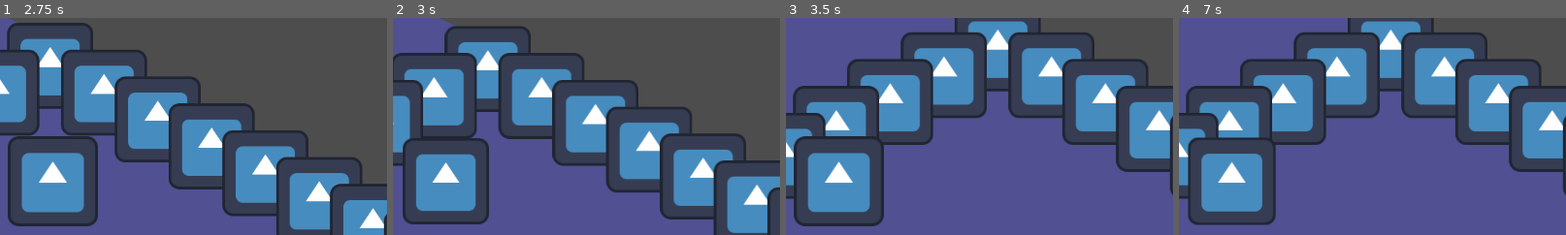
Above: before the commit, frames 1-4 (left to right).
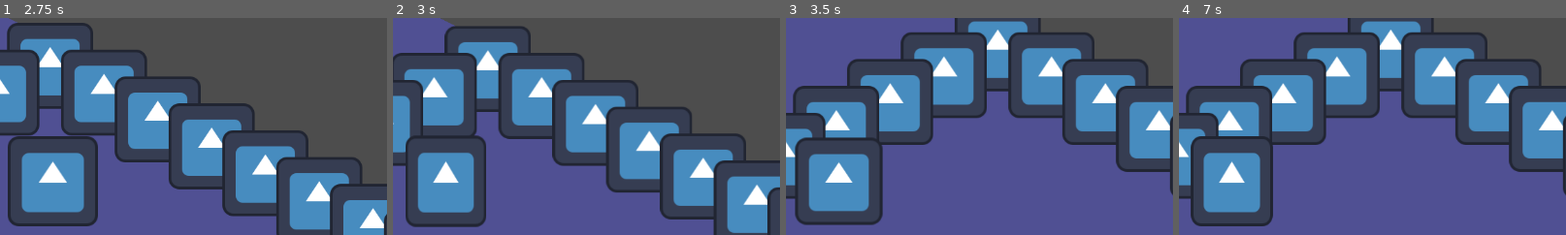
Above: after the commit, the same moments.

Repository: PietPadda/Godot_2D_ARPG
Game: Godot game, scene res://scenes/ui/main_menu.tscn
Two runs of this game, one before a commit and one after it. Both use one fixed random seed, a clock stepped at 60 frames per second and the inputs below. The engine's default icon, where the game draws it, is replaced by a stand-in: a white triangle on a blue panel in a dark square.
Inputs (mouse positions are % of the whole screen's width and height, from its top left):
- Up to frame 1 (2.75 s): click (4, 8) at 0.52 s; type "12" at 0.6 s; click "Host Game" at 1.25 s; tap Enter at 2 s; move the mouse to (72, 45) at 2.02 s; hold E (interact) from 2.03 s (still down); click (72, 45) at 2.17 s
- Up to frame 2 (3 s): tap Space at 2.75 s; move the mouse to (30, 55) at 2.77 s; release E (interact) at 2.78 s; click (30, 55) at 2.85 s
- Up to frame 3 (3.5 s): no input
- Up to frame 4 (7 s): move the mouse to (60, 28) at 3.52 s; tap I (toggle_character_sheet) at 3.6, 5.85 s; click (60, 28) at 3.67 s; tap Enter at 4.25, 5.75 s; move the mouse to (68, 5) at 4.27 s; tap E (interact) at 4.35 s; click (68, 5) at 4.42 s; tap Space at 5, 6.5 s; move the mouse to (68, 15) at 5.02 s; press the mouse at (68, 15) at 5.03 s; move the mouse to (68, 26) at 5.77 s; release the mouse at (68, 26) at 5.78 s; click (68, 26) at 5.92 s; move the mouse to (55, 50) at 6.52 s; hold E (interact) from 6.53 s (still down); click (55, 50) at 6.67 s
The pictures show only the part of the screen within x 43-93%, y 12-62%; the shares and areas given below are measured in that part.

Frame 1 is identical in both runs. In frame 2, 1.9% of the frame differs, in the area x 2-25%, y 54-97%; in frame 3, 1.7%; in frame 4, 2.1%, in the area x 2-26%, y 54-96%.

Commit message:
fix(player): prevent ChaseState from interrupting other states

Diff:
--- a/scripts/player/states/player_chase_state.gd
+++ b/scripts/player/states/player_chase_state.gd
@@ -6,8 +6,13 @@
 var target: Node2D
 # We need to track the target's last known tile to avoid spamming the pathfinder.
 var last_target_tile: Vector2i
+# Add a flag to ensure this state only makes one decision per entry.
+var _has_made_decision: bool = false
 
 func enter() -> void:
+	# Reset the flag every time we enter the state.
+	_has_made_decision = false
+
 	# On entering, immediately start moving towards the target.
 	if not is_instance_valid(target):
 		state_machine.change_state(States.PLAYER_STATE_NAMES[States.PLAYER.IDLE]) # just idle if invalid target
@@ -41,17 +46,23 @@
 	grid_movement_component.stop()
 
 func _physics_process(delta: float) -> void:
+	# Wrap the entire logic in a check against our flag.
+	if _has_made_decision:
+		return # We've already told the FSM what to do. Do nothing.
+
 	# First, check if our target still exists.
 	if not is_instance_valid(target):
+		_has_made_decision = true # Mark our decision as made.
 		state_machine.change_state(States.PLAYER_STATE_NAMES[States.PLAYER.IDLE]) # just idle if invalid target
 		return # early exit
 
 	var distance = player.global_position.distance_to(target.global_position)
 	var attack_range = stats_component.get_total_stat("range")
 
-	# THE FIX: This is now our highest priority, checked every frame.
+	# This is now our highest priority, checked every frame.
 	# Are we within attack range RIGHT NOW?
 	if distance <= attack_range:
+		_has_made_decision = true # Mark our decision as made.
 		grid_movement_component.stop() # Immediately stop all movement.
 		var attack_state: PlayerAttackState = state_machine.get_state(States.PLAYER.ATTACK)
 		attack_state.target = target
